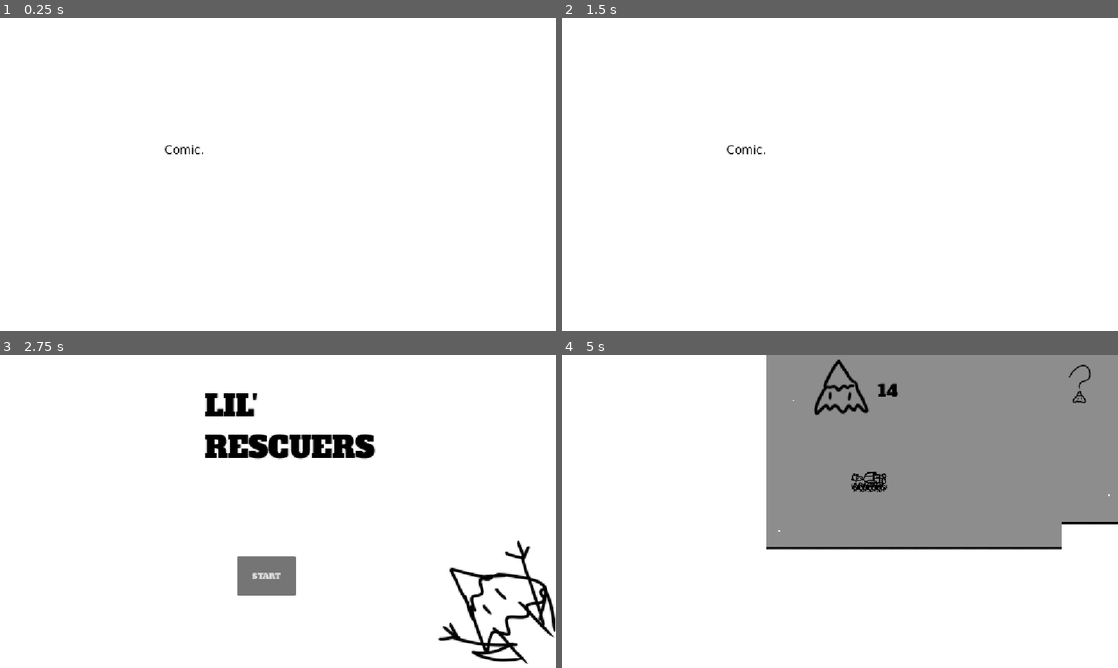
Above: before the commit, frames 1-4 (two rows, left to right).
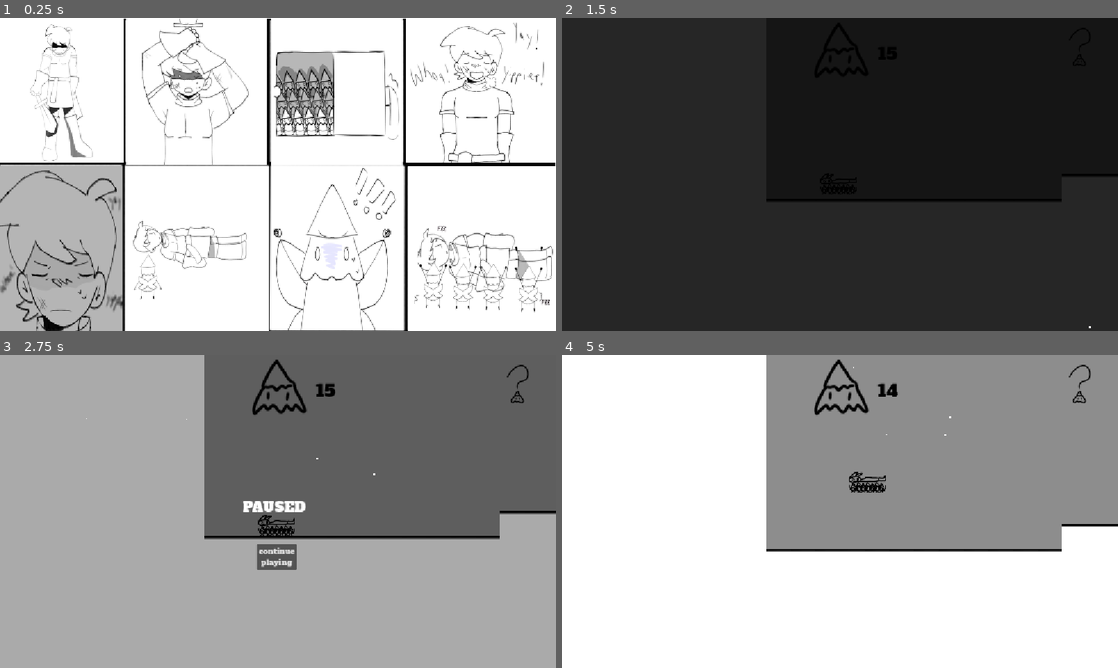
Above: after the commit, the same moments.

Repository: Kamernium/lil_rescuers
Game: Godot game, scene res://title_screen.tscn
Two runs of this game, one before a commit and one after it. Both use one fixed random seed, a clock stepped at 60 frames per second and the inputs below.
Inputs:
- Up to frame 1 (0.25 s): no input
- Up to frame 2 (1.5 s): click "START" at 0.5 s; click "START" at 1.25 s
- Up to frame 3 (2.75 s): tap Enter (ui_accept) at 2, 2.1 s; hold Right (ui_right) from 2.03 s (still down); tap Space (jump) at 2.27 s
- Up to frame 4 (5 s): release Right (ui_right) at 2.75 s; click "START" (after the commit: "continue playing") at 2.75 s; hold Right (ui_right) 3.53-4.25 s; tap Z (attack) at 3.6 s; tap Space (jump) at 3.77 s; tap Enter (ui_accept) at 3.8 s; click "continue playing" at 4.25 s

The runs differ from the first frame. In frame 1, 22% of the frame differs, in the area x 0-100%, y 0-100%; in frame 2, 100%; in frame 3, 99%; in frame 4, 1.3%.

Commit message:
GAME OFFICIALLY FINISHED

Diff:
--- a/axessin.tscn
+++ b/axessin.tscn
@@ -4,15 +4,19 @@
 [ext_resource type="Texture2D" uid="uid://cya0uacd48vpv" path="res://Axessin_spr.png" id="2_vr0xy"]
 [ext_resource type="FontFile" uid="uid://bwkiolxlfuxei" path="res://AlfaSlabOne-Regular.ttf" id="3_rohl5"]
 [ext_resource type="Texture2D" uid="uid://p7jbq7e3cr7f" path="res://Axessin_dead.png" id="3_tw8up"]
+[ext_resource type="Texture2D" uid="uid://iljby7yvpwyr" path="res://slash_effect.png" id="5_bnp83"]
 
 [sub_resource type="RectangleShape2D" id="RectangleShape2D_vr0xy"]
 size = Vector2(544, 690)
 
 [sub_resource type="CircleShape2D" id="CircleShape2D_rohl5"]
-radius = 2394.0676
+radius = 2550.0442
 
 [sub_resource type="RectangleShape2D" id="RectangleShape2D_rohl5"]
 size = Vector2(549, 333)
+
+[sub_resource type="RectangleShape2D" id="RectangleShape2D_4qo3b"]
+size = Vector2(553, 246)
 
 [sub_resource type="CircleShape2D" id="CircleShape2D_bnp83"]
 radius = 117.00427
@@ -31,6 +35,18 @@
 "update": 0,
 "values": [0.0]
 }
+tracks/1/type = "value"
+tracks/1/imported = false
+tracks/1/enabled = true
+tracks/1/path = NodePath("SlashEffect:visible")
+tracks/1/interp = 1
+tracks/1/loop_wrap = true
+tracks/1/keys = {
+"times": PackedFloat32Array(0),
+"transitions": PackedFloat32Array(1),
+"update": 1,
+"values": [false]
+}
 
 [sub_resource type="Animation" id="Animation_rohl5"]
 resource_name = "slice"
@@ -45,6 +61,18 @@
 "transitions": PackedFloat32Array(1, 1, 1),
 "update": 0,
 "values": [0.0, -1.5707964, 0.0]
+}
+tracks/1/type = "value"
+tracks/1/imported = false
+tracks/1/enabled = true
+tracks/1/path = NodePath("SlashEffect:visible")
+tracks/1/interp = 1
+tracks/1/loop_wrap = true
+tracks/1/keys = {
+"times": PackedFloat32Array(0, 0.3, 0.45),
+"transitions": PackedFloat32Array(1, 1, 1),
+"update": 1,
+"values": [false, true, false]
 }
 
 [sub_resource type="AnimationLibrary" id="AnimationLibrary_tw8up"]
@@ -85,6 +113,10 @@
 position = Vector2(0.5, -166.5)
 shape = SubResource("RectangleShape2D_rohl5")
 
+[node name="CollisionShape2D2" type="CollisionShape2D" parent="areadaño" unique_id=110251521]
+position = Vector2(17.5, -635)
+shape = SubResource("RectangleShape2D_4qo3b")
+
 [node name="weak_point" type="Area2D" parent="." unique_id=1019148008]
 collision_layer = 8
 collision_mask = 4
@@ -119,3 +151,10 @@
 theme_override_font_sizes/font_size = 45
 max_value = 150.0
 value = 150.0
+
+[node name="SlashEffect" type="Sprite2D" parent="." unique_id=1440869432]
+visible = false
+position = Vector2(19.500023, -503)
+rotation = 1.5707964
+scale = Vector2(3.2187502, 4.2734375)
+texture = ExtResource("5_bnp83")
--- a/buffrec.gd
+++ b/buffrec.gd
@@ -6,7 +6,7 @@
 enum State { IDLE, TRACKING, FALLING, LANDED }
 var state: State = State.IDLE
 var target: Node = null
-var fall_speed: float = 135000.5
+var fall_speed: float = 90000.5
 var max_height : float
 
 # Called when the node enters the scene tree for the first time.
--- a/ending.tscn
+++ b/ending.tscn
@@ -2,8 +2,8 @@
 
 [ext_resource type="FontFile" uid="uid://bwkiolxlfuxei" path="res://AlfaSlabOne-Regular.ttf" id="1_dmh3q"]
 [ext_resource type="Script" uid="uid://dkcfb0u10lc5l" path="res://ending.gd" id="1_k7rdy"]
-[ext_resource type="Texture2D" uid="uid://duiafe5dxxr1b" path="res://icon.svg" id="2_iggq8"]
 [ext_resource type="AudioStream" uid="uid://dn3sd6lcx5t64" path="res://Clair_de_Lune_by_Claude_Debussy_(1905,_piano_solo).ogg" id="3_iggq8"]
+[ext_resource type="Texture2D" uid="uid://c8oj37ccww34y" path="res://ending.jpg" id="3_k7rdy"]
 [ext_resource type="PackedScene" uid="uid://cbcahwnqhjpa4" path="res://scene_transition.tscn" id="5_sy8ce"]
 
 [node name="Ending" type="Control" unique_id=203044947]
@@ -14,6 +14,9 @@
 grow_horizontal = 2
 grow_vertical = 2
 script = ExtResource("1_k7rdy")
+
+[node name="scene_transition" parent="." unique_id=1606066472 instance=ExtResource("5_sy8ce")]
+layout_mode = 1
 
 [node name="ColorRect" type="ColorRect" parent="." unique_id=1287900821]
 layout_mode = 0
@@ -49,12 +52,10 @@
 layout_mode = 0
 offset_left = 456.0
 offset_top = 219.0
-offset_right = 663.0
-offset_bottom = 419.0
-texture = ExtResource("2_iggq8")
+offset_right = 714.0
+offset_bottom = 464.0
+texture = ExtResource("3_k7rdy")
+expand_mode = 1
 
 [node name="AudioStreamPlayer" type="AudioStreamPlayer" parent="." unique_id=1999929890]
 stream = ExtResource("3_iggq8")
-
-[node name="scene_transition" parent="." unique_id=1606066472 instance=ExtResource("5_sy8ce")]
-layout_mode = 1
--- a/level_3.tscn
+++ b/level_3.tscn
@@ -33,7 +33,7 @@
 position = Vector2(0, 68)
 
 [node name="axessin" parent="." unique_id=1615843848 instance=ExtResource("3_1jdk1")]
-position = Vector2(7955, -1124)
+position = Vector2(8175, -1122)
 
 [node name="StaticBody2D" type="StaticBody2D" parent="." unique_id=991287131]
 visible = false
--- a/player.gd
+++ b/player.gd
@@ -52,9 +52,13 @@
 
 	if Input.is_action_pressed("ui_left"):
 		position.x -= SPEED * delta
+		$Player_spr.play("walk")
 
 	elif Input.is_action_pressed("ui_right"):
 		position.x += SPEED * delta
+		$Player_spr.play("walk")
+	else:
+		$Player_spr.play("idle")
 
 
 	if Input.is_action_just_released("attack"):
--- a/player.tscn
+++ b/player.tscn
@@ -1,25 +1,68 @@
 [gd_scene format=3 uid="uid://bu3aqxdr0btnk"]
 
 [ext_resource type="Script" uid="uid://5trjjm8wbgol" path="res://player.gd" id="1_onrkg"]
-[ext_resource type="Texture2D" uid="uid://36y66qbbm2tr" path="res://bfxr_sounds/player_sprite.png" id="2_hqtel"]
+[ext_resource type="Texture2D" uid="uid://dynpd2rmgfmmm" path="res://player_animation/player_anim0000.png" id="2_bwjto"]
+[ext_resource type="Texture2D" uid="uid://dg31f27go13h5" path="res://player_animation/player_anim0001.png" id="3_606se"]
 [ext_resource type="Texture2D" uid="uid://cn4eh4l13oa6s" path="res://flecha.png" id="3_i3pqv"]
 [ext_resource type="Texture2D" uid="uid://dokejx2ktswia" path="res://bfxr_sounds/life_points.png" id="4_hqtel"]
 [ext_resource type="FontFile" uid="uid://bwkiolxlfuxei" path="res://AlfaSlabOne-Regular.ttf" id="4_sweqy"]
+[ext_resource type="Texture2D" uid="uid://csqrb2xxqndda" path="res://player_animation/player_anim0002.png" id="4_u1c27"]
+[ext_resource type="Texture2D" uid="uid://bfurj3utxbksh" path="res://player_animation/player_anim0003.png" id="5_op7ga"]
 [ext_resource type="Texture2D" uid="uid://d34t1v017madl" path="res://Enemy_wiki_menu.png" id="6_2hs0m"]
+[ext_resource type="Texture2D" uid="uid://d0ghcb4wou07o" path="res://player_animation/player_anim0004.png" id="6_q13i1"]
 [ext_resource type="Texture2D" uid="uid://daf7vvvsuigyl" path="res://bfxr_sounds/Monster_wiki.png" id="7_1jxqw"]
+[ext_resource type="Texture2D" uid="uid://b1oi62as4aful" path="res://player_animation/player_anim0005.png" id="7_pylmc"]
 [ext_resource type="Texture2D" uid="uid://bgsq8ssdo6m2" path="res://Axessin_wiki.png" id="8_dw050"]
+[ext_resource type="Texture2D" uid="uid://blgxtbm8qvfqf" path="res://player_animation/player_anim0006.png" id="8_pbfsw"]
+
+[sub_resource type="SpriteFrames" id="SpriteFrames_4qo3b"]
+animations = [{
+"frames": [{
+"duration": 1.0,
+"texture": ExtResource("2_bwjto")
+}],
+"loop": 1,
+"name": &"idle",
+"speed": 5.0
+}, {
+"frames": [{
+"duration": 1.0,
+"texture": ExtResource("2_bwjto")
+}, {
+"duration": 1.0,
+"texture": ExtResource("3_606se")
+}, {
+"duration": 1.0,
+"texture": ExtResource("4_u1c27")
+}, {
+"duration": 1.0,
+"texture": ExtResource("5_op7ga")
+}, {
+"duration": 1.0,
+"texture": ExtResource("6_q13i1")
+}, {
+"duration": 1.0,
+"texture": ExtResource("7_pylmc")
+}, {
+"duration": 1.0,
+"texture": ExtResource("8_pbfsw")
+}],
+"loop": 1,
+"name": &"walk",
+"speed": 8.0
+}]
 
 [sub_resource type="RectangleShape2D" id="RectangleShape2D_onrkg"]
-size = Vector2(174, 93)
+size = Vector2(219, 112)
 
 [sub_resource type="RectangleShape2D" id="RectangleShape2D_i3pqv"]
-size = Vector2(175, 91)
+size = Vector2(218.5, 112)
 
 [sub_resource type="RectangleShape2D" id="RectangleShape2D_4qo3b"]
-size = Vector2(177, 92)
+size = Vector2(218, 110)
 
 [sub_resource type="CircleShape2D" id="CircleShape2D_t57is"]
-radius = 127.0
+radius = 101.00495
 
 [sub_resource type="StyleBoxFlat" id="StyleBoxFlat_4qo3b"]
 shadow_size = 3
@@ -28,12 +71,14 @@
 collision_layer = 0
 script = ExtResource("1_onrkg")
 
-[node name="Player_spr" type="Sprite2D" parent="." unique_id=498740208]
-scale = Vector2(1.4687501, 1.3671874)
-texture = ExtResource("2_hqtel")
+[node name="Player_spr" type="AnimatedSprite2D" parent="." unique_id=1063891288]
+position = Vector2(-8.749998, 0)
+scale = Vector2(1.5117188, 1.4941405)
+sprite_frames = SubResource("SpriteFrames_4qo3b")
+animation = &"idle"
 
 [node name="CollisionShape2D" type="CollisionShape2D" parent="." unique_id=2019709098]
-position = Vector2(0, 33)
+position = Vector2(-18.5, 36)
 shape = SubResource("RectangleShape2D_onrkg")
 
 [node name="Camera2D" type="Camera2D" parent="." unique_id=6657060]
@@ -62,7 +107,7 @@
 collision_mask = 2
 
 [node name="CollisionShape2D" type="CollisionShape2D" parent="Areadaño" unique_id=1004894560]
-position = Vector2(0, 34)
+position = Vector2(-19.25, 35)
 shape = SubResource("RectangleShape2D_i3pqv")
 
 [node name="bossmodeactivator" type="Area2D" parent="." unique_id=1711473075]
@@ -70,7 +115,7 @@
 collision_mask = 16
 
 [node name="CollisionShape2D" type="CollisionShape2D" parent="bossmodeactivator" unique_id=1486330070]
-position = Vector2(0, 33)
+position = Vector2(-19, 34)
 shape = SubResource("RectangleShape2D_4qo3b")
 
 [node name="intakill" type="Area2D" parent="." unique_id=674960953]
@@ -78,6 +123,7 @@
 collision_mask = 32
 
 [node name="CollisionShape2D" type="CollisionShape2D" parent="intakill" unique_id=697967842]
+position = Vector2(0, 27)
 shape = SubResource("CircleShape2D_t57is")
 
 [node name="Music" type="AudioStreamPlayer2D" parent="." unique_id=1195445110]
--- a/project.godot
+++ b/project.godot
@@ -29,6 +29,14 @@
 
 [input]
 
+ui_accept={
+"deadzone": 0.5,
+"events": [Object(InputEventKey,"resource_local_to_scene":false,"resource_name":"","device":16,"window_id":0,"alt_pressed":false,"shift_pressed":false,"ctrl_pressed":false,"meta_pressed":false,"pressed":false,"keycode":4194309,"physical_keycode":0,"key_label":0,"unicode":0,"location":0,"echo":false,"script":null)
+, Object(InputEventKey,"resource_local_to_scene":false,"resource_name":"","device":16,"window_id":0,"alt_pressed":false,"shift_pressed":false,"ctrl_pressed":false,"meta_pressed":false,"pressed":false,"keycode":4194310,"physical_keycode":0,"key_label":0,"unicode":0,"location":0,"echo":false,"script":null)
+, Object(InputEventKey,"resource_local_to_scene":false,"resource_name":"","device":16,"window_id":0,"alt_pressed":false,"shift_pressed":false,"ctrl_pressed":false,"meta_pressed":false,"pressed":false,"keycode":32,"physical_keycode":0,"key_label":0,"unicode":32,"location":0,"echo":false,"script":null)
+, Object(InputEventMouseButton,"resource_local_to_scene":false,"resource_name":"","device":-1,"window_id":0,"alt_pressed":false,"shift_pressed":false,"ctrl_pressed":false,"meta_pressed":false,"button_mask":0,"position":Vector2(0, 0),"global_position":Vector2(0, 0),"factor":1.0,"button_index":1,"canceled":false,"pressed":false,"double_click":false,"script":null)
+]
+}
 ui_left={
 "deadzone": 0.5,
 "events": [Object(InputEventKey,"resource_local_to_scene":false,"resource_name":"","device":16,"window_id":0,"alt_press …(195 unchanged characters)…
--- a/title_screen.tscn
+++ b/title_screen.tscn
@@ -3,7 +3,7 @@
 [ext_resource type="Script" uid="uid://6552gu0wqgvm" path="res://title_screen.gd" id="1_v6p8y"]
 [ext_resource type="Texture2D" uid="uid://d1brcqlh2gdkn" path="res://bfxr_sounds/title_screenlilguy.png" id="2_ak2if"]
 [ext_resource type="FontFile" uid="uid://bwkiolxlfuxei" path="res://AlfaSlabOne-Regular.ttf" id="2_ig5kc"]
-[ext_resource type="Texture2D" uid="uid://bv1ayahemcoi4" path="res://cmcplchld.png" id="4_05l2w"]
+[ext_resource type="Texture2D" uid="uid://vjfe5c40eq6y" path="res://comic_fixed.png" id="4_hafda"]
 [ext_resource type="AudioStream" uid="uid://dn3sd6lcx5t64" path="res://Clair_de_Lune_by_Claude_Debussy_(1905,_piano_solo).ogg" id="5_hafda"]
 
 [node name="title_screen" type="Control" unique_id=543605132]
@@ -40,6 +40,24 @@
 text = "LIL' RESCUERS"
 autowrap_mode = 2
 
+[node name="Label2" type="Label" parent="." unique_id=513440426]
+layout_mode = 1
+anchors_preset = -1
+anchor_left = 0.36800003
+anchor_top = 0.09900001
+anchor_right = 0.674
+anchor_bottom = 0.36
+offset_left = -423.93604
+offset_top = 457.848
+offset_right = -192.448
+offset_bottom = 416.71997
+theme_override_colors/font_color = Color(0, 0, 0, 1)
+theme_override_fonts/font = ExtResource("2_ig5kc")
+theme_override_font_sizes/font_size = 24
+text = "Game made by Kamernium
+Opening and ending art made by my sister"
+autowrap_mode = 2
+
 [node name="Button" type="Button" parent="." unique_id=200467032]
 layout_mode = 1
 anchors_preset = -1
@@ -64,9 +82,12 @@
 
 [node name="Comic" type="TextureRect" parent="." unique_id=317877769]
 layout_mode = 0
-offset_right = 1152.0
-offset_bottom = 648.0
-texture = ExtResource("4_05l2w")
+offset_left = -2.0
+offset_top = 2.0
+offset_right = 1149.0
+offset_bottom = 649.0
+texture = ExtResource("4_hafda")
+expand_mode = 1
 
 [node name="AudioStreamPlayer" type="AudioStreamPlayer" parent="." unique_id=1209110689]
 stream = ExtResource("5_hafda")
Binary file added: bfxr_sounds/player_anim0000.png
Not shown, added: bfxr_sounds/player_anim0000.png.import
Binary file added: bfxr_sounds/player_anim0001.png
Not shown, added: bfxr_sounds/player_anim0001.png.import
Binary file added: bfxr_sounds/player_anim0002.png
Not shown, added: bfxr_sounds/player_anim0002.png.import
Binary file added: bfxr_sounds/player_anim0003.png
Not shown, added: bfxr_sounds/player_anim0003.png.import
Binary file added: bfxr_sounds/player_anim0004.png
Not shown, added: bfxr_sounds/player_anim0004.png.import
Binary file added: bfxr_sounds/player_anim0005.png
Not shown, added: bfxr_sounds/player_anim0005.png.import
(and 23 more such lines)
